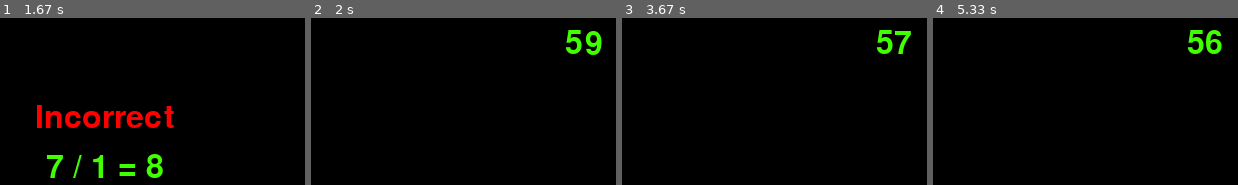
Above: before the commit, frames 1-4 (left to right).
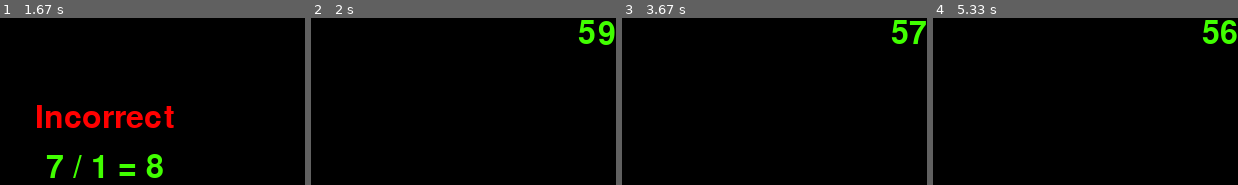
Above: after the commit, the same moments.

Repository: SCLA00/MathProject
Game: pygame game, started from pygameGUI v2.py
Same seed, same stepped clock (60 frames per second), same inputs: the game is played once before the commit and once after it.
Inputs:
- Up to frame 1 (1.67 s): hold Backspace 0.33-0.8 s; tap 8 at 0.83 s
- Up to frame 2 (2 s): no input
- Up to frame 3 (3.67 s): tap 7 at 2.33 s; tap Enter at 2.97 s
- Up to frame 4 (5.33 s): no input

Frame 1 is identical in both runs. In frame 2, 1.8% of the frame differs, in the area x 83-100%, y 1-23%; in frame 3, 1.4%; in frame 4, 1.7%.

Commit message:
Add files via upload

Diff:
--- a/pygameGUI v2.py
+++ b/pygameGUI v2.py
@@ -10,11 +10,6 @@
     global DISPLAYSURF, FONT, FONTSIZE
     pygame.init()
     DISPLAYSURF = pygame.display.set_mode((400,300), RESIZABLE)
-    pygame.display.set_caption('Game')
-    'trying to set font size base on windows sizes'
-    width, height = pygame.display.get_surface().get_size()
-    FONTSIZE = int(height*32/300)
-    FONT = pygame.font.Font('freesansbold.ttf', FONTSIZE)
 
     gameTitle()
     ans, problem = mathlogicplus()
@@ -36,7 +31,6 @@
                 terminate()
 
             elif event.type == KEYUP or event.type == VIDEORESIZE:
-                FONTSIZE = int(height * 32 / 300)
                 DISPLAYSURF.fill(BLACK)
                 saveQuestion(problem, text)
                 pygame.display.update()
@@ -67,13 +61,18 @@
                     text = text[:-1]
 
             if onTimer == True:
-                'note: how to set the text 10 pixel away?'
+
                 width, height = pygame.display.get_surface().get_size()
-                set_w = width - 60
-                DISPLAYSURF.fill((BLACK))
-                DISPLAYSURF.blit(FONT.render(trackTime, True, GREEN), (set_w, 10))
-                pygame.display.update([set_w,6,60,40]) #[x,y, w,h] [340,6,57,36]
-                clock.tick(60)
+                DISPLAYSURF.fill(BLACK)
+                FONTSIZE = fontAdj()
+                FONT = pygame.font.Font('freesansbold.ttf', FONTSIZE)
+                secSurf = FONT.render(trackTime, True, GREEN)
+                secRect = secSurf.get_rect()
+                secRect.topright = (width, 0)
+                DISPLAYSURF.blit(secSurf, secRect)
+                pygame.display.update(secRect)  # [x,y, w,h] [340,6,57,36]
+                #clock.tick(100)
+
                 if event.type == pygame.USEREVENT:
                     counter -= 1
                     if counter > 0:
@@ -175,6 +174,8 @@
 def gameTitle():
     width, height = pygame.display.get_surface().get_size()
     titleText = 'MATH GAME'
+    FONTSIZE = fontAdj()
+    FONT = pygame.font.Font('freesansbold.ttf', FONTSIZE)
     titleSurf = FONT.render(titleText, True, GREEN)
     titleRect = titleSurf.get_rect()
     titleRect.center = (width/2, height/2)
@@ -215,16 +216,22 @@
 def saveQuestion(x,text):
     width, height = pygame.display.get_surface().get_size()
     savequestion = str(x) + str(text)
+    FONTSIZE = fontAdj()
+    FONT = pygame.font.Font('freesansbold.ttf', FONTSIZE)
     saveSurf = FONT.render(savequestion, True, GREEN)
     saveRect = saveSurf.get_rect()
     saveRect.center = (width/2, height/2)
     DISPLAYSURF.blit(saveSurf, saveRect)
 
 
+def fontAdj():
+    width, height = pygame.display.get_surface().get_size()
+    FONTSIZE = int(height*32/300)
+    return FONTSIZE
+
 if __name__ == '__main__':
     main()
 
 
 'todo: correct/incorrect list, show final result?'
 'fix code to work with dynamic windows size'
-'03/25/2023: cant show the sec correctly after resizing'
